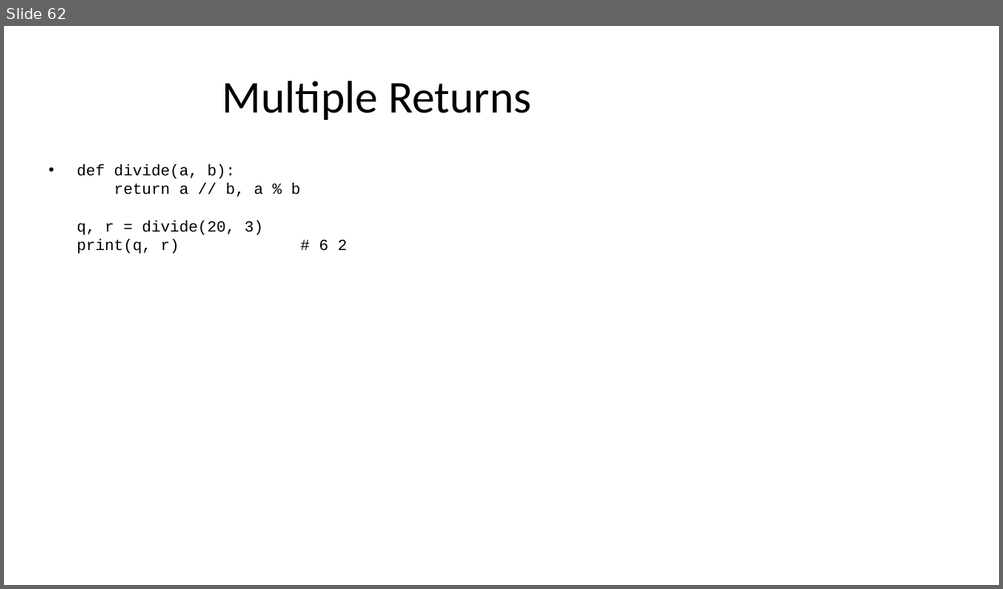
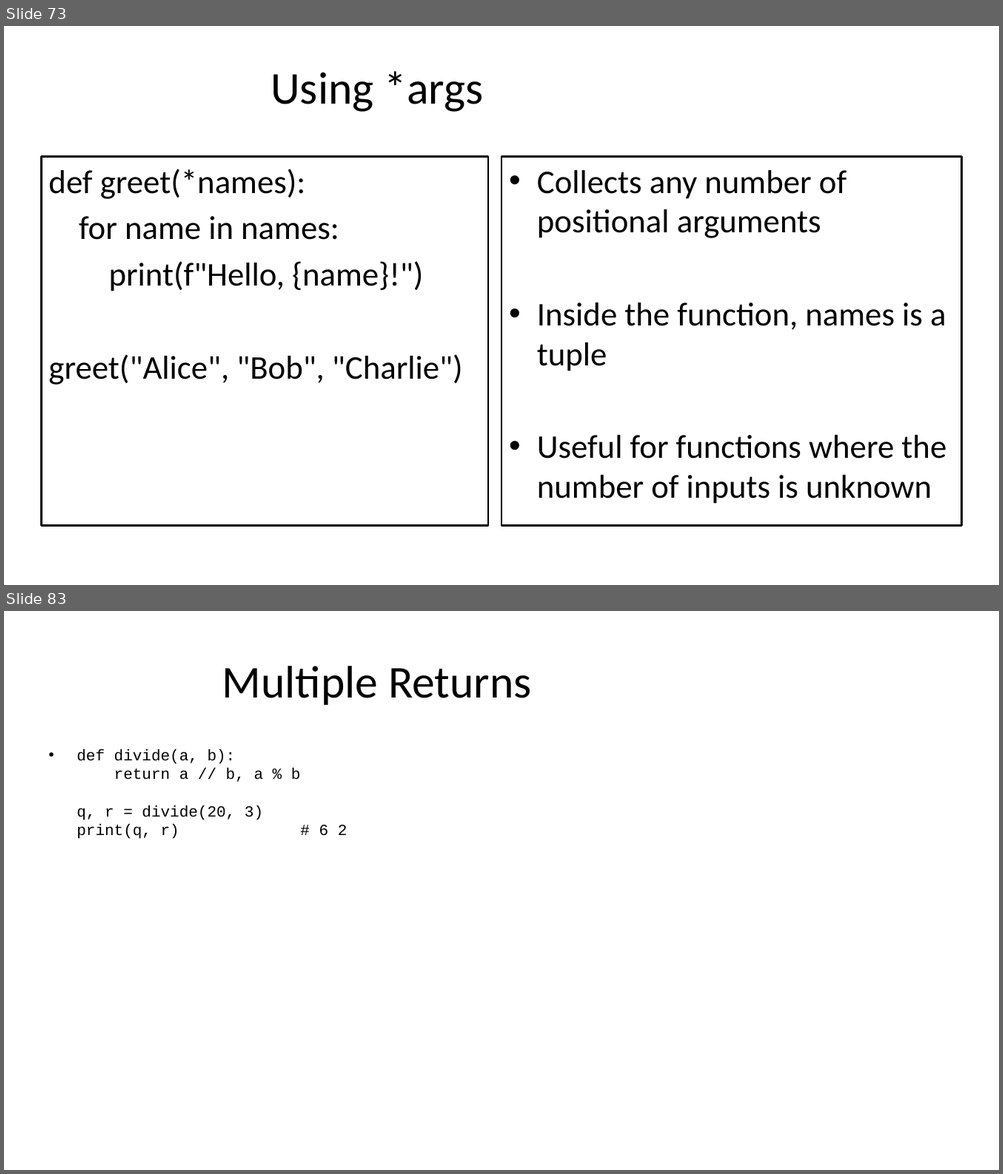
Before and after one commit to seanwhs/3-Day-Python-Crash-Course, a slide deck: Python_Crash_Course_2025.pptx. Shown one above the other, each under a label of ours: slide 62 before the commit, slides 73 and 83 after it; the slides between them are not shown. The pictures are 1003x589 and 1003x1174 pixels, drawn with LibreOffice and Linux fonts; fonts in the diff are those of the drawing. Boxes give left, top, right and bottom in pixels: in the first picture for what was removed or moved away, otherwise in the second. Text is boxed around its words. In the diff, an @@ line names an element or a change of style, - is before the commit and + after.

```diff
--- a/Python_Crash_Course_2025.pptx
+++ b/Python_Crash_Course_2025.pptx
@@ slide 73 added at box(4, 26, 999, 585), background #FFFFFF @@
@@ title added at box(270, 71, 483, 112), 44 pt, text #000000 @@
+Using *args
@@ text added at box(41, 156, 488, 526), fill #FFFFFF, outline #000000 2 pt, 32 pt, text #000000 @@
+def greet(*names):
+for name in names:
+print(f"Hello, {name}!")
+greet("Alice", "Bob", "Charlie")
@@ rectangle added at box(501, 156, 961, 526), fill #FFFFFF, outline #000000 2 pt, 32 pt, text #000000 @@
+• Collects any number of positional arguments
+• Inside the function, names is a tuple
+• Useful for functions where the number of inputs is unknown
@@ what was slide 62 is now slide 83 @@
```
Also in this commit, not shown: 1 slide changed, 21 other slides added, 1 slide removed.
